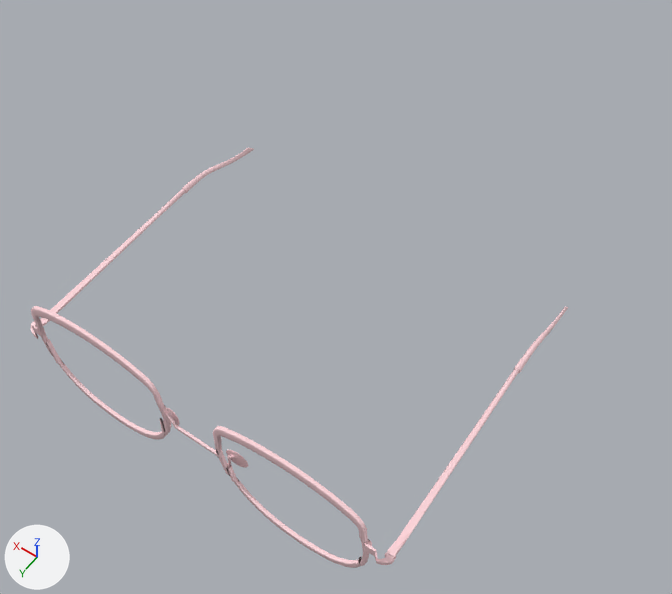
The FBX model app/sampledata/m31.fbx as it was, and as the next commit left it.
Before and after are seen from a 50 mm lens placed at (-0.133, 0.16, 0.308), pointed at (-0.004, -0.021, 0.024). Arrows for +X, +Y and +Z are at lower left; the lights stay in place. Where no turn or scale is listed for an object, it has been applied to the vertices.

Before the edit, the objects in view are built like this:
```python
mat_phonge1 = principled_material('phongE1')
mat_phonge1.base_color = (1.0, 0.673, 0.711)  # pink #ffd6db
mat_phonge1.roughness = 0.553
me_mesh = bpy.data.meshes.new('Mesh')
me_mesh.from_pydata(...)  # 22962 vertices, 22944 faces; spans x -0.081..0.079, y -0.067..0.069, z -0.023..0.041
me_mesh.materials.append(mat_phonge1)  # pink #ffd6db
ob_metal_frame_reading_glasses_v2_max2011_iterations_2__metal_frame_reading_glasses_spectacle_frame = bpy.data.objects.new('_Metal_Frame_Reading_Glasses_V2_Max2011_iterations_2:_Metal_Frame_Reading_Glasses_Spectacle_Frame', me_mesh)
ob_metal_frame_reading_glasses_v2_max2011_iterations_2__metal_frame_reading_glasses_spectacle_frame.location = (-0.0004, -0.0069, 0.0171)
```
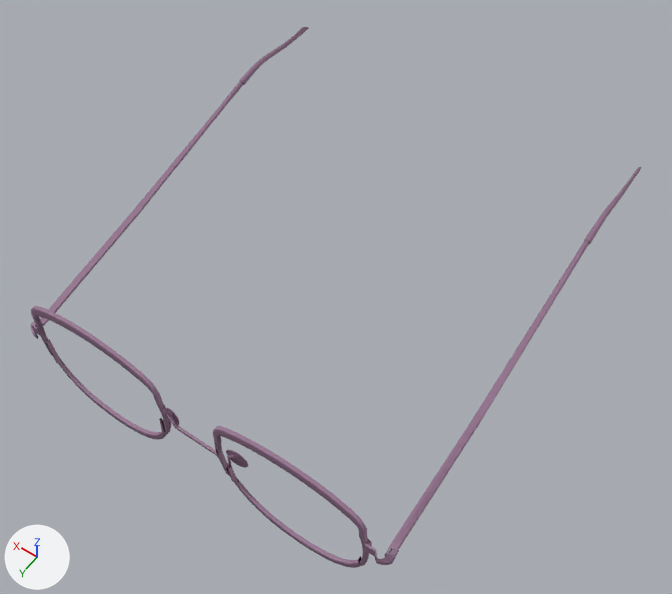
The newer file is also turned or shifted as a whole; pictures and numbers use the older file's frame.

What differs and where, as boxes [x1, y1, x2, y2] in the pictures (672 x 594 px; the box of a moved part takes in the faces that stretch with it):
```json
{"object": "_Metal_Frame_Reading_Glasses_V2_Max2011_iterations_2:_Metal_Frame_Reading_Glasses_Spectacle_Frame", "change": "recoloured, reshaped", "before": [31, 148, 568, 568], "after": [30, 27, 642, 568], "on screen": "14% wider, 29% taller"}
{"part": 1, "of": "me_mesh", "change": "moved or reshaped", "before": [182, 148, 254, 193], "after": [239, 27, 309, 85]}
{"part": 2, "of": "me_mesh", "change": "moved or reshaped", "before": [514, 307, 568, 373], "after": [584, 167, 642, 244]}
{"part": 3, "of": "me_mesh", "change": "moved or reshaped", "before": [387, 368, 519, 562], "after": [387, 240, 589, 561]}
{"part": 4, "of": "me_mesh", "change": "moved or reshaped", "before": [40, 188, 186, 325], "after": [40, 81, 244, 325]}
```

Edits to the scene script, one JSON object a line:
```json
{"op": "set", "path": "mat_phonge1.base_color", "old": "(1.0, 0.673, 0.711)", "new": "(0.294, 0.165, 0.27)", "note": "pink #ffd6db -> purple #94718e"}
{"block": "me_mesh", "where": "# used by ob_metal_frame_reading_glasses_v2_max2011_iterations_2__metal_frame_reading_glasses_spectacle_frame; location = (-0.0004, -0.0069, 0.0171)"}
{"op": "remove", "block": "me_mesh", "code": "me_mesh.from_pydata(...)  # 22962 vertices, 22944 faces; spans x -0.081..0.079, y -0.067..0.069, z -0.023..0.041"}
{"op": "add", "block": "me_mesh", "code": "me_mesh.from_pydata(...)  # 22962 vertices, 22944 faces; spans x -0.081..0.079, y -0.11..0.069, z -0.023..0.047"}
{"block": "me_mesh", "change": "me_mesh part 1: the loose piece of 834 vertices spanning x 0.077..0.079, y -0.065..-0.019, z 0.001..0.014 is turned -13.3 degrees about the x axis through its middle, then moved by (0.0, -0.042, 0.034)"}
{"block": "me_mesh", "change": "me_mesh part 2: the loose piece of 834 vertices spanning x -0.079..-0.077, y -0.067..-0.021, z 0.001..0.014 is turned -13.2 degrees about the x axis through its middle, then moved by (0.0, -0.042, 0.036)"}
{"block": "me_mesh", "change": "me_mesh part 3: 2132 of 22962 vertices moved; they spanned x -0.081..-0.077, y -0.021..0.063, z 0.01..0.014 and now span x -0.08..-0.077, y -0.063..0.062, z 0.011..0.044; mean shift (0.0, -0.015, 0.01); largest move (-0.078, -0.021, 0.011) -> (-0.078, -0.063, 0.042)"}
{"block": "me_mesh", "change": "me_mesh part 4: 704 of 22962 vertices moved; they spanned x 0.076..0.079, y -0.019..0.061, z 0.01..0.014 and now span x 0.076..0.079, y -0.061..0.059, z 0.01..0.043; mean shift (0.0, -0.039, 0.023); largest move (0.078, -0.019, 0.011) -> (0.078, -0.061, 0.04)"}
```
